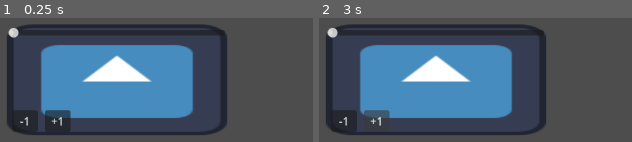
Above: before the commit, frames 1-2 (left to right).
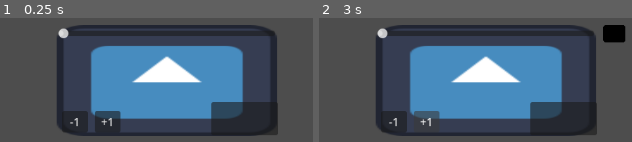
Above: after the commit, the same moments.

Repository: FormerlyWD/serious-game-jam
Game: Godot game, scene res://Scenes/test.tscn
Same seed, same stepped clock (60 frames per second), same inputs: the game is played once before the commit and once after it. The engine's default icon, where the game draws it, is replaced by a stand-in: a white triangle on a blue panel in a dark square.
Inputs (mouse positions are in pixels of both pictures, inside the frame that each line leads up to; where the layout moved, square brackets give the same spot in the first picture):
- Up to frame 1 (0.25 s): no input
- Up to frame 2 (3 s): click "+1" at 0.5 s; click "-1" at 1.25 s; click (563, 118) [375, 120] at 2 s; click "+1" at 2.75 s

The runs differ from the first frame. In frame 1, 39% of the frame differs, in the area x 2-89%, y 4-96%; in frame 2, 39%.

Commit message:
indicator+shiftclass

Diff:
--- a/Radio/CentralAndStaticNoiseChannels/CentralAndStaticNoiseChannels.gd
+++ b/Radio/CentralAndStaticNoiseChannels/CentralAndStaticNoiseChannels.gd
@@ -2,34 +2,27 @@
 class_name CentralAndStaticNoiseChannels
 
 var amount_of_streams:int
-var playlist_array :Array[AudioStream]
-
+signal new_channel_switched
+@export var channel_array :Array[Channel]
+@export var frequency_knob:FrequencyKnob
 @export var clip_manager:ClipManagerAudioStream
 @export var currently_chosen_channel:int = 0
 @export var timer_node:CustomTimer
-func _ready() -> void:
-	update_stream_count()
-	turn_playlist_into_array()
-	switch_channel(0)
-func turn_playlist_into_array():
-	playlist_array.clear()
-	var stream_playlist:AudioStreamPlaylist= stream as AudioStreamPlaylist
-	if stream_playlist:
-		for audio_parse in range(amount_of_streams):
-			var audio_track = stream_playlist.get_list_stream(audio_parse)
-			playlist_array.append(audio_track)
+
+
 
 func update_stream_count():
-	var stream_playlist:AudioStreamPlaylist= stream as AudioStreamPlaylist
-	if stream_playlist:
-		amount_of_streams = stream_playlist.get_stream_count()
-	if clip_manager:
-		clip_manager.fill_clip_insertion_sorted()
-		clip_manager.auto_evaluate_clips()
+
+	if channel_array:
+		amount_of_streams = channel_array.size()
+
 func switch_channel(new_channel:int):
+	new_channel_switched.emit()
 	currently_chosen_channel = new_channel
-	stream = playlist_array[currently_chosen_channel]
+	frequency_knob.chosen_target_deg = channel_array[currently_chosen_channel].lowest_frequency_point
+	frequency_knob._on_value_changed(frequency_knob.value)
+	stream = channel_array[currently_chosen_channel].radio_noise
 	play(timer_node.current_timer)
 
-	clip_manager.discard_clip_from_play()
+	clip_manager.discard_clip_from_play(true)
 	clip_manager.check_clip_state()
--- /dev/null
+++ b/Radio/CentralAndStaticNoiseChannels/ChannelClass/channel.gd
@@ -0,0 +1 @@
+extends Node
--- /dev/null
+++ b/Radio/CentralAndStaticNoiseChannels/ChannelClass/channel_class.gd
@@ -0,0 +1,7 @@
+extends Resource
+class_name Channel
+
+@export var lowest_frequency_point:float = 180.0
+@export var radio_noise:AudioStream
+@export var channel_locked:bool = false
+var ID:int
--- a/Radio/ClipInsertion/clip_insertion.gd
+++ b/Radio/ClipInsertion/clip_insertion.gd
@@ -2,8 +2,19 @@
 
 class_name ClipInsertion
 
+static var NEXT_ID := 0
+enum ClipTags {
+	HUMAN,
+	ALIEN
+}
 @export var audio_clip:AudioStream
+@export var designated_clip_tag:ClipTags = ClipTags.HUMAN
 @export var designated_channel:int
 @export var start_time:float = -1
 @export var duration:float = -1
 @export var end_time:float = -1
+var id
+
+func create_id():
+	id = NEXT_ID
+	NEXT_ID += 1
--- a/Radio/ClipManagerAudioStream/clip_manager_audio_stream.gd
+++ b/Radio/ClipManagerAudioStream/clip_manager_audio_stream.gd
@@ -1,5 +1,7 @@
 extends AudioStreamPlayer
 class_name ClipManagerAudioStream
+
+signal new_clip_inserted
 
 enum PlayState {
 	BUSY, FREE, NONREADY
@@ -7,11 +9,13 @@
 var current_play_state:PlayState = PlayState.NONREADY
 var all_clips_insertions_sorted:Array[Array]
 @export var all_clips_insertions:Array[ClipInsertion]
+@export var button_tracker:ClipTrackButton
 @export var central_noise_audio_stream:CentralAndStaticNoiseChannels
 @export var timer_node:CustomTimer
 var current_clip_parsed:ClipInsertion
-func _ready() -> void:
-	pass
+
+var clip_history_registry:Dictionary
+
 
 func _process(delta: float) -> void:
 	check_clip_state()
@@ -45,24 +49,37 @@
 				all_clips_insertions_sorted[central_noise_audio_stream.currently_chosen_channel].pop_front()
 				print("removed")
 				discard_clip_from_play()
-func discard_clip_from_play():
-
+func discard_clip_from_play(from_channel_switch:bool = false):
+	var saved_clip_id:int
+	if current_clip_parsed:
+		saved_clip_id = current_clip_parsed.id
 	current_play_state = PlayState.FREE
 	stop()
-	current_clip_parsed= null
 	stream = null
+	if from_channel_switch:
+		pass
+
+	elif current_clip_parsed:
+		current_clip_parsed= null
+		await get_tree().create_timer(button_tracker.delay_intervals).timeout
+		button_tracker.remove_element(saved_clip_id)
+	else:
+		current_clip_parsed= null
 func add_clip_to_play(clip:ClipInsertion):
+
+
 	current_play_state = PlayState.BUSY
+
 	var play_at:float = max(timer_node.current_timer-clip.start_time,0)
 	current_clip_parsed= clip
 	if clip.audio_clip:
 		stream = clip.audio_clip
 		play(play_at)
-
+	new_clip_inserted.emit()
 func fill_clip_insertion_sorted()-> void:
 	all_clips_insertions_sorted.clear()
 
-	var channel_count = central_noise_audio_stream.amount_of_streams
+	var channel_count = central_noise_audio_stream.channel_array.size()
 	for i in range(channel_count):
 		all_clips_insertions_sorted.append([])
 
@@ -73,7 +90,9 @@
 		fill_end_time(clip)
 
 		all_clips_insertions_sorted[clip.designated_channel].append(clip)
-		print("all_clips_insertions" + str(all_clips_insertions.size()))
+		clip.create_id()
+		clip_history_registry[clip.id] = clip
+
 	for channel_array in all_clips_insertions_sorted:
 		channel_array.sort_custom(
 			func(a:ClipInsertion, b:ClipInsertion): return a.start_time < b.start_time)
--- /dev/null
+++ b/Radio/ClipTrackButton/ClipTrackButton.tscn
@@ -0,0 +1,19 @@
+[gd_scene format=3 uid="uid://o2fsnkbaqlsv"]
+
+[ext_resource type="Script" uid="uid://ud3sclsgw8vf" path="res://Radio/ClipTrackButton/clip_track_button.gd" id="1_10vmi"]
+
+[node name="ClipTrackButton" type="Control" unique_id=2116075426]
+layout_mode = 3
+anchor_right = 0.33200002
+anchor_bottom = 0.25
+offset_right = -0.46401978
+grow_horizontal = 2
+grow_vertical = 2
+script = ExtResource("1_10vmi")
+
+[node name="Button" type="Button" parent="." unique_id=715674673]
+layout_mode = 0
+offset_right = 382.0
+offset_bottom = 161.0
+
+[connection signal="pressed" from="Button" to="." method="_on_button_pressed"]
--- /dev/null
+++ b/Radio/ClipTrackButton/clip_track_button.gd
@@ -0,0 +1,35 @@
+extends Control
+class_name ClipTrackButton
+var queue_track_clips: Array[ClipInsertion]
+var confirmed_track_clips: Array[ClipInsertion]
+@export var delay_intervals:float = 1.0
+@export var knob_slider:FrequencyKnob
+@export var clip_manager:ClipManagerAudioStream
+func _ready() -> void:
+	knob_slider.frequency_cleared.connect(check_if_frequency_and_clip_valid)
+	clip_manager.new_clip_inserted.connect(check_if_frequency_and_clip_valid)
+	%CentralAndStaticNoiseChannels.new_channel_switched.connect(clear_queue)
+func check_if_frequency_and_clip_valid():
+	print("does it work")
+	if knob_slider.is_frequency_cleared and clip_manager.current_play_state == clip_manager.PlayState.BUSY:
+		var registered_clip = clip_manager.clip_history_registry[clip_manager.current_clip_parsed.id]
+		if queue_track_clips.has(registered_clip):
+			return
+		print("123")
+		queue_track_clips.append(clip_manager.clip_history_registry[clip_manager.current_clip_parsed.id])
+
+
+func clear_queue():
+	queue_track_clips.clear()
+func remove_element(clip_id:int):
+	if queue_track_clips.has(clip_manager.clip_history_registry[clip_id]):
+		queue_track_clips.erase(clip_manager.clip_history_registry[clip_id])
+
+
+
+func _on_button_pressed() -> void:
+	for clip in queue_track_clips:
+		if not clip in confirmed_track_clips:
+			$"../Label".text += str(clip.id)
+			confirmed_track_clips.append(clip)
+	clear_queue()
--- a/Radio/RadioNode.tscn
+++ b/Radio/RadioNode.tscn
@@ -6,32 +6,68 @@
 [ext_resource type="PackedScene" uid="uid://d3sf7u516x306" path="res://Radio/ClipManagerAudioStream/ClipManagerAudioStream.tscn" id="3_s7opi"]
 [ext_resource type="Script" uid="uid://cdwotjgvtyhjm" path="res://Radio/ClipInsertion/clip_insertion.gd" id="4_ilola"]
 [ext_resource type="Resource" uid="uid://dpag8ljha4aqy" path="res://Radio/ClipInsertion/sample_clip.tres" id="5_aw04w"]
-[ext_resource type="Script" path="res://Radio/custom_timer.gd" id="6_aw04w"]
+[ext_resource type="Script" uid="uid://bfeujwd5vplb" path="res://Radio/custom_timer.gd" id="6_aw04w"]
 [ext_resource type="PackedScene" uid="uid://b8ll7g4yo3t4d" path="res://Radio/CentralAndStaticNoiseChannels/CentralAndStaticNoiseChannels.tscn" id="7_2hs0g"]
+[ext_resource type="AudioStream" uid="uid://bhd3m1vgonjqw" path="res://Audio/Recording (22).mp3" id="7_2odom"]
 [ext_resource type="Script" uid="uid://bfjxllnddc11q" path="res://Radio/dial_2.gd" id="7_f8qu0"]
+[ext_resource type="Script" uid="uid://cn5762sv6ibx3" path="res://Radio/CentralAndStaticNoiseChannels/ChannelClass/channel_class.gd" id="10_atd8r"]
+[ext_resource type="AudioStream" uid="uid://edf4l8nlh2i" path="res://Audio/freesound_community-static-radio-noise-and-searching-for-stations-48537.mp3" id="11_5gbna"]
+[ext_resource type="PackedScene" uid="uid://o2fsnkbaqlsv" path="res://Radio/ClipTrackButton/ClipTrackButton.tscn" id="12_1y8mp"]
 
-[node name="RadioNode" type="Control" unique_id=155327058]
+[sub_resource type="Resource" id="Resource_kcuwd"]
+script = ExtResource("4_ilola")
+audio_clip = ExtResource("7_2odom")
+designated_channel = 1
+start_time = 10.0
+metadata/_custom_type_script = "uid://cdwotjgvtyhjm"
+
+[sub_resource type="Resource" id="Resource_5gbna"]
+script = ExtResource("10_atd8r")
+radio_noise = ExtResource("11_5gbna")
+metadata/_custom_type_script = "uid://cn5762sv6ibx3"
+
+[sub_resource type="Resource" id="Resource_1y8mp"]
+script = ExtResource("10_atd8r")
+lowest_frequency_point = 2.0
+radio_noise = ExtResource("11_5gbna")
+metadata/_custom_type_script = "uid://cn5762sv6ibx3"
+
+[node name="RadioNode" type="Control" unique_id=155327058 node_paths=PackedStringArray("clip_manager_audio_stream", "central_and_static_noise_channels", "knob_slider", "timer")]
 layout_mode = 3
 anchors_preset = 0
 offset_right = 320.0
 offset_bottom = 153.0
 script = ExtResource("1_2hs0g")
+clip_manager_audio_stream = NodePath("ClipManagerAudioStream")
+central_and_static_noise_channels = NodePath("CentralAndStaticNoiseChannels")
+knob_slider = NodePath("knob slider")
+timer = NodePath("CustomTimer")
 
-[node name="Sprite2D" type="Sprite2D" parent="." unique_id=825756485]
+[node name="radio_interior" type="Sprite2D" parent="." unique_id=825756485]
 position = Vector2(157, 76)
 scale = Vector2(2.484375, 1.25)
 texture = ExtResource("2_h2ysq")
 
-[node name="knob slider" type="HSlider" parent="." unique_id=1946158888 node_paths=PackedStringArray("central_static_noise")]
+[node name="knob slider" type="HSlider" parent="." unique_id=1946158888 node_paths=PackedStringArray("central_static_noise", "clip_manager_audio_stream")]
 layout_mode = 0
 offset_right = 313.0
 offset_bottom = 16.0
 max_value = 360.0
 script = ExtResource("1_f218l")
+clip_volume_outside_curve = -10.0
 central_static_noise = NodePath("../CentralAndStaticNoiseChannels")
+clip_manager_audio_stream = NodePath("../ClipManagerAudioStream")
 
-[node name="ClipManagerAudioStream" parent="." unique_id=1715325066 node_paths=PackedStringArray("central_noise_audio_stream", "timer_node") instance=ExtResource("3_s7opi")]
-all_clips_insertions = Array[ExtResource("4_ilola")]([ExtResource("5_aw04w")])
+[node name="indicator" type="Sprite2D" parent="knob slider" unique_id=1117832813]
+visible = false
+modulate = Color(0, 0, 0, 1)
+position = Vector2(342.25, 8.500002)
+scale = Vector2(0.24609336, 0.19531247)
+texture = ExtResource("2_h2ysq")
+
+[node name="ClipManagerAudioStream" parent="." unique_id=1715325066 node_paths=PackedStringArray("button_tracker", "central_noise_audio_stream", "timer_node") instance=ExtResource("3_s7opi")]
+all_clips_insertions = Array[ExtResource("4_ilola")]([ExtResource("5_aw04w"), SubResource("Resource_kcuwd")])
+button_tracker = NodePath("../ClipTrackButton")
 central_noise_audio_stream = NodePath("../CentralAndStaticNoiseChannels")
 timer_node = NodePath("../CustomTimer")
 
@@ -63,11 +99,37 @@
 offset_bottom = 36.0
 text = "-1"
 
-[node name="CentralAndStaticNoiseChannels" parent="." unique_id=873207912 node_paths=PackedStringArray("clip_manager", "timer_node") instance=ExtResource("7_2hs0g")]
+[node name="CentralAndStaticNoiseChannels" parent="." unique_id=873207912 node_paths=PackedStringArray("frequency_knob", "clip_manager", "timer_node") instance=ExtResource("7_2hs0g")]
 unique_name_in_owner = true
+stream = null
+channel_array = Array[ExtResource("10_atd8r")]([SubResource("Resource_5gbna"), SubResource("Resource_1y8mp")])
+frequency_knob = NodePath("../knob slider")
 clip_manager = NodePath("../ClipManagerAudioStream")
 timer_node = NodePath("../CustomTimer")
+
+[node name="ClipTrackButton" parent="." unique_id=2116075426 node_paths=PackedStringArray("knob_slider", "clip_manager") instance=ExtResource("12_1y8mp")]
+layout_mode = 1
+offset_left = 221.0
+offset_top = 107.0
+offset_right = 220.536
+offset_bottom = 107.0
+delay_intervals = 20.0
+knob_slider = NodePath("../knob slider")
+clip_manager = NodePath("../ClipManagerAudioStream")
+
+[node name="Button" parent="ClipTrackButton" index="0" unique_id=715674673]
+offset_right = 96.0
+offset_bottom = 48.0
+
+[node name="Label" type="Label" parent="." unique_id=135424010]
+layout_mode = 0
+offset_left = 331.0
+offset_top = 26.0
+offset_right = 435.0
+offset_bottom = 164.0
 
 [connection signal="value_changed" from="knob slider" to="knob slider" method="_on_value_changed"]
 [connection signal="button_up" from="DIAL2/Button" to="DIAL2" method="_on_button_button_up"]
 [connection signal="button_up" from="DIAL2/Button2" to="DIAL2" method="_on_button_2_button_up"]
+
+[editable path="ClipTrackButton"]
--- a/Radio/custom_timer.gd
+++ b/Radio/custom_timer.gd
@@ -1,8 +1,9 @@
 extends Node
 class_name CustomTimer
-@export var max_timer:float
+
+
 var current_timer:float
 func _process(delta: float) -> void:
 	current_timer +=delta
-	if current_timer >= max_timer:
-		current_timer -= max_timer
+func reset_timer():
+	current_timer = 0
--- a/Radio/dial_2.gd
+++ b/Radio/dial_2.gd
@@ -4,10 +4,10 @@
 
 @export var central_noise_channel:CentralAndStaticNoiseChannels
 func _on_button_button_up() -> void:
-	var new_id:int =wrapi(central_noise_channel.currently_chosen_channel+1,0,central_noise_channel.amount_of_streams)
+	var new_id:int =wrapi(central_noise_channel.currently_chosen_channel+1,0,central_noise_channel.channel_array.size())
 	%CentralAndStaticNoiseChannels.switch_channel(new_id)
 
 
 func _on_button_2_button_up() -> void:
-	var new_id:int =  wrapi(central_noise_channel.currently_chosen_channel-1,0,central_noise_channel.amount_of_streams)
+	var new_id:int =  wrapi(central_noise_channel.currently_chosen_channel-1,0,central_noise_channel.channel_array.size())
 	%CentralAndStaticNoiseChannels.switch_channel(new_id)
--- a/Radio/radio_node.gd
+++ b/Radio/radio_node.gd
@@ -1,2 +1,17 @@
 extends Control
 signal request_top
+
+@export var clip_manager_audio_stream: ClipManagerAudioStream
+@export var central_and_static_noise_channels: CentralAndStaticNoiseChannels
+@export var knob_slider: FrequencyKnob
+@export var timer:CustomTimer
+func _ready() -> void:
+	reset_radio()
+func reset_radio():
+	pass
+	timer.reset_timer()
+	knob_slider.reset()
+	central_and_static_noise_channels.update_stream_count()
+	clip_manager_audio_stream.fill_clip_insertion_sorted()
+	clip_manager_audio_stream.auto_evaluate_clips()
+	central_and_static_noise_channels.switch_channel(0)
--- a/Radio/test/knob_slider.gd
+++ b/Radio/test/knob_slider.gd
@@ -1,21 +1,47 @@
 extends HSlider
+class_name FrequencyKnob
+
+
+signal frequency_cleared
 var is_dragging: bool = false
 enum DialDirection {TOMIN, TOMAX}
 @export var chosen_target_deg:float = 180
+
+@export var signal_clear_flag_requirement:float = 0.1
+@export var clip_volume_outside_curve:float = 0
+@export var clip_volume_inside_curve:float = 10
+@export var noise_default_volume:float = -10
 @export var exponential_curviture:float = 2
 @export var maximum_value:float = 20
 @export var current_dial_direction:DialDirection = DialDirection.TOMIN
 @export var central_static_noise:CentralAndStaticNoiseChannels
+@export var clip_manager_audio_stream: ClipManagerAudioStream
+var is_frequency_cleared:bool
+
+
+func reset():
+	clip_manager_audio_stream.volume_db =clip_volume_outside_curve
+	central_static_noise.volume_db = noise_default_volume
+	value = 0 #subject to change
 func find_dist(new_value:float):
 	return 180-abs(180-abs(new_value-chosen_target_deg))
-func _on_value_changed(value: float) -> void:
-	var distance:float = find_dist(value)
+func _on_value_changed(cur_value:float) -> void:
+	var distance:float = find_dist(cur_value)
 	var distance_ratio:float = distance/180
 
 	match current_dial_direction:
 		DialDirection.TOMIN:
 			var exponential_increase_ratio:float = 1-(1/pow(exponential_curviture,distance_ratio))
-			central_static_noise.volume_db = (maximum_value*exponential_increase_ratio)-10
-		DialDirection.TOMAX:
-			var exponential_increase_ratio:float = (1/pow(exponential_curviture,distance_ratio))
-			central_static_noise.volume_db = (maximum_value*exponential_increase_ratio)-10
+			if exponential_increase_ratio < signal_clear_flag_requirement:
+				if not is_frequency_cleared:
+
+					is_frequency_cleared = true
+					clip_manager_audio_stream.volume_db =clip_volume_inside_curve
+					frequency_cleared.emit()
+					get_child(0).visible = true
+			else:
+				if is_frequency_cleared:
+					get_child(0).visible = false
+					clip_manager_audio_stream.volume_db =clip_volume_outside_curve
+					is_frequency_cleared = false
+			central_static_noise.volume_db = (maximum_value*exponential_increase_ratio)+noise_default_volume
--- a/Scenes/test.tscn
+++ b/Scenes/test.tscn
@@ -7,10 +7,10 @@
 script = ExtResource("1_lc1oi")
 
 [node name="RadioNode" parent="." unique_id=170821821 instance=ExtResource("2_8od7v")]
-offset_left = -498.0
-offset_top = -178.0
-offset_right = -178.0
-offset_bottom = -25.0
+offset_left = -426.0
+offset_top = -177.0
+offset_right = -106.0
+offset_bottom = -24.0
 metadata/_edit_use_anchors_ = true
 
 [node name="Camera2D" type="Camera2D" parent="." unique_id=514651589]
--- /dev/null
+++ b/ShiftManager/ShiftClass/shift_class.gd
@@ -0,0 +1,6 @@
+extends Resource
+class_name Shift
+
+
+@export var all_clip_insertions :Array[ClipInsertion]
+@export var channel_array:Array[Channel]
Not shown, added: Audio/Recording (22).mp3.import
Not shown, added: Radio/CentralAndStaticNoiseChannels/ChannelClass/channel.gd.uid
Not shown, added: Radio/CentralAndStaticNoiseChannels/ChannelClass/channel_class.gd.uid
Not shown, added: Radio/ClipTrackButton/clip_track_button.gd.uid
Not shown, added: ShiftManager/ShiftClass/shift_class.gd.uid
Not shown, added: Audio/Recording (22).mp3
